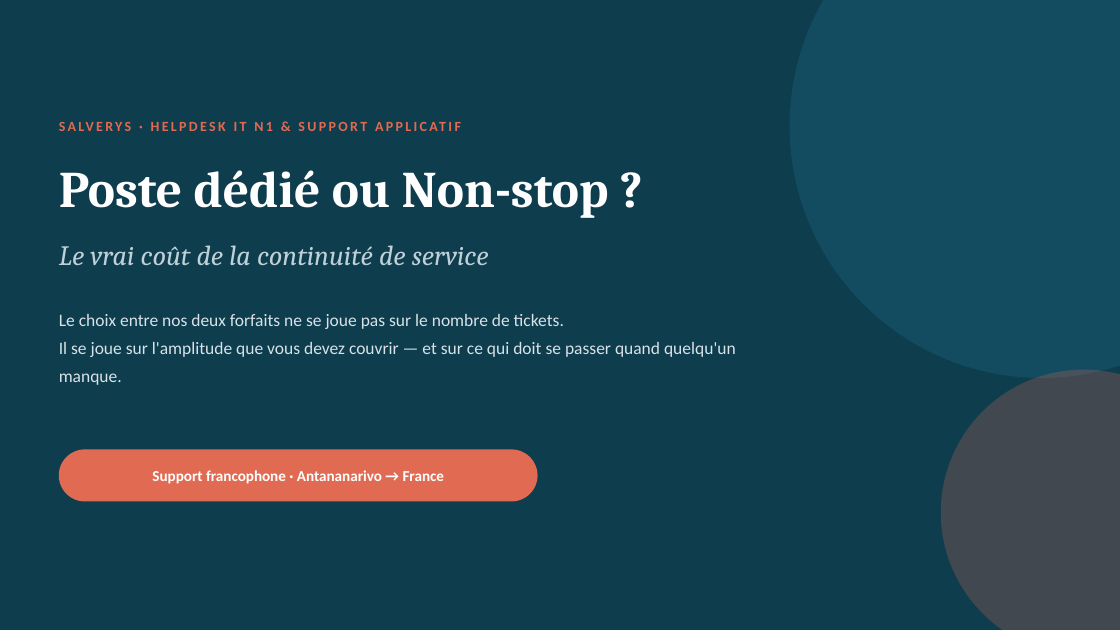
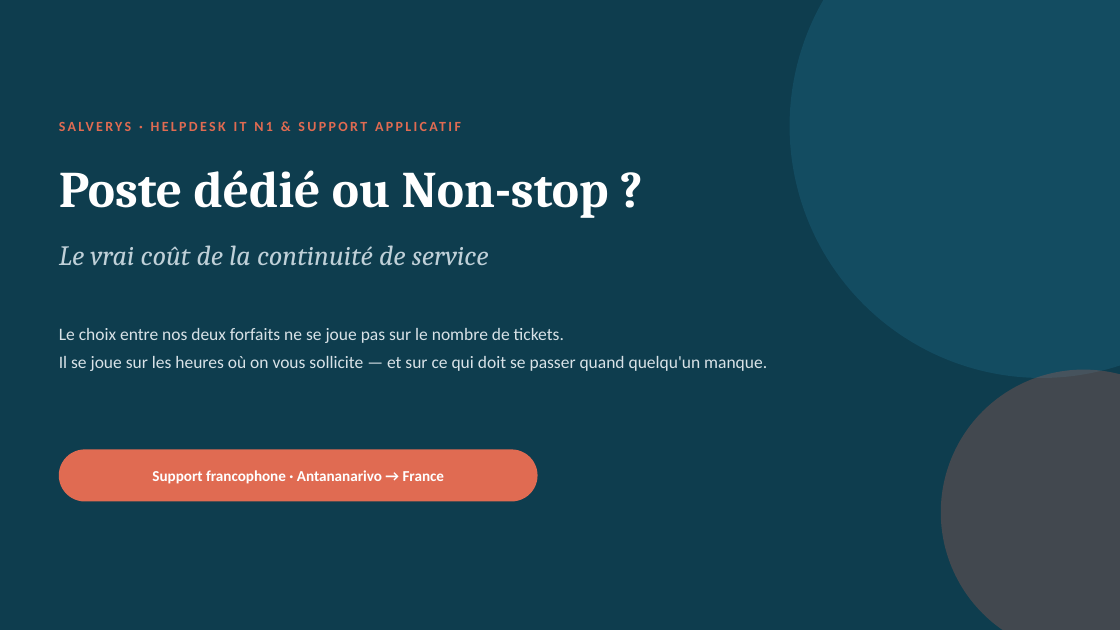
Before and after one commit to valerienvalerien/Salve2, a slide deck: slide 1 of 04-Closing/PLAQUETTE-DEDIE-VS-NONSTOP.pptx. Drawn at 1120x630 pixels with LibreOffice and Linux fonts; fonts in the diff are those of the drawing. Boxes give left, top, right and bottom in pixels: in the first picture for what was removed or moved away, otherwise in the second. Text is boxed around its words. In the diff, an @@ line names an element or a change of style, - is before the commit and + after.

```diff
--- a/04-Closing/PLAQUETTE-DEDIE-VS-NONSTOP.pptx
+++ b/04-Closing/PLAQUETTE-DEDIE-VS-NONSTOP.pptx
@@ text at (59,356,767,371): text changed @@
-Il se joue sur l'amplitude que vous devez couvrir — et sur ce qui doit se passer quand quelqu'un manque.
+Il se joue sur les heures où on vous sollicite — et sur ce qui doit se passer quand quelqu'un manque.
```
Also in this commit, not shown: 5 other slides changed, 5 other files.
